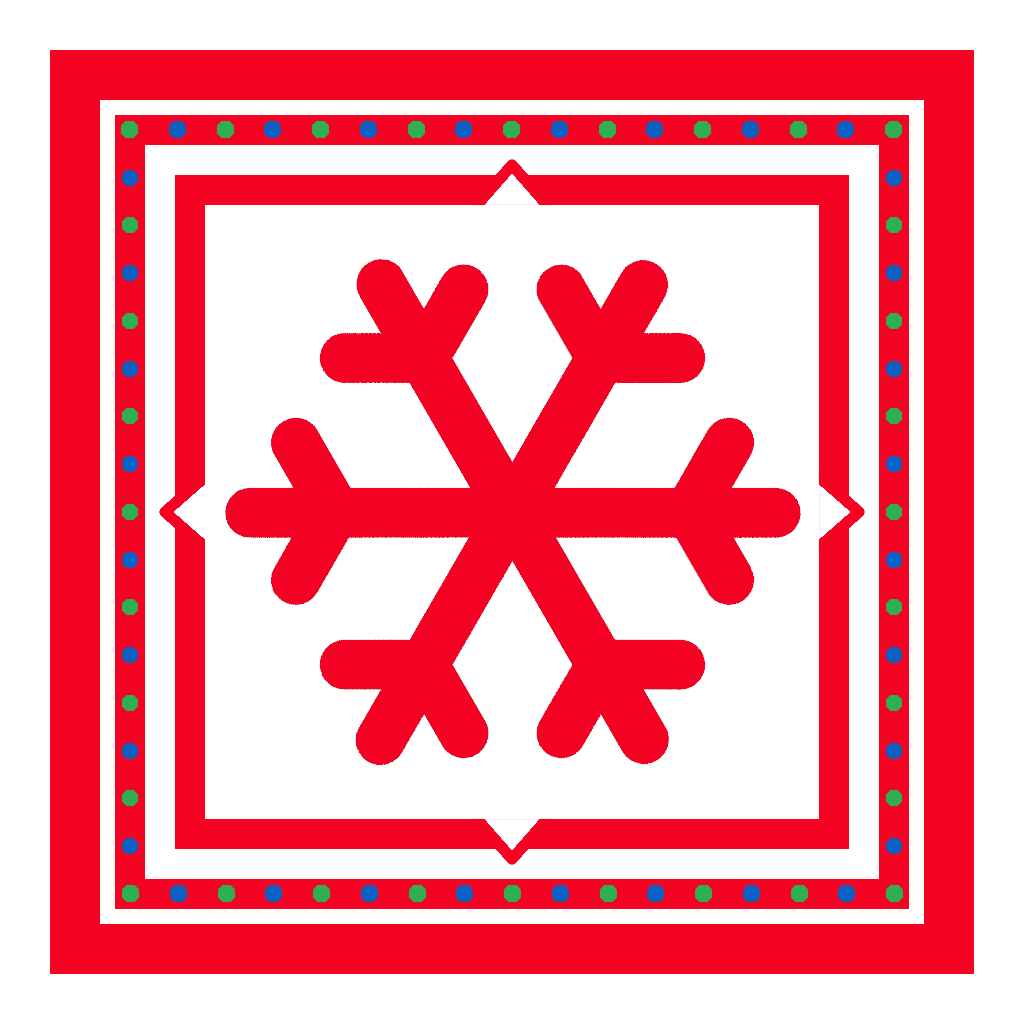
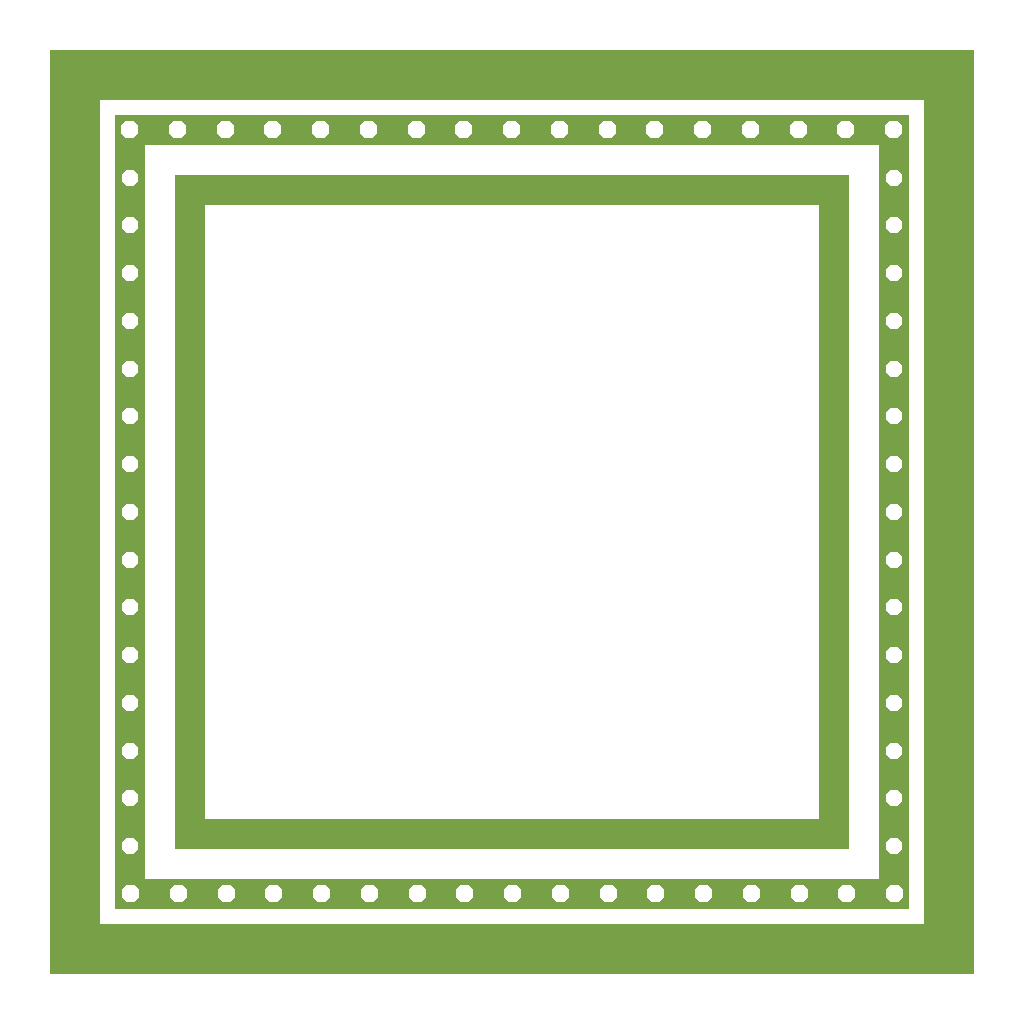
Revision of a layered 1024 × 1024 image; what changed, layer by layer:
hid "snow_flake.png" over [224,258,801,766]
hid "Otline triangle decore" over [159,158,866,866]
painted on "Third Outline" over [175,175,849,849]
painted on "Dots" over [121,121,903,902]
painted on "Second Outline" over [115,115,909,909]
painted on "First Outline" over [50,50,974,974]
